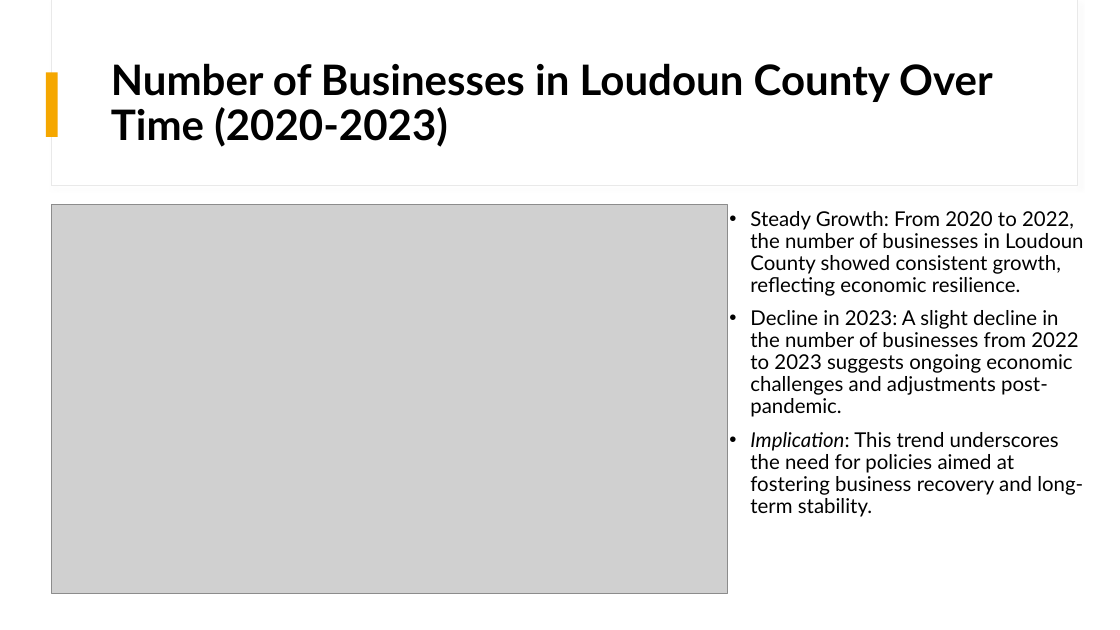
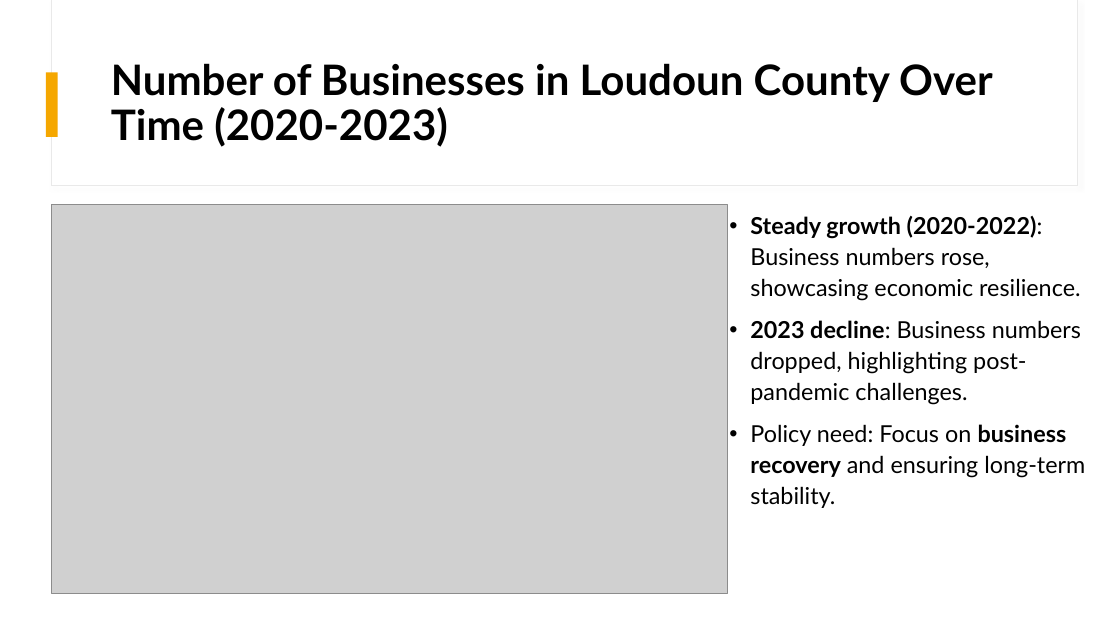
Before and after one commit to Akemp787/Loudoun_County_Growth_Study, a slide deck: slide 8 of presentation/Loudoun County Growth Study.pptx (slide 9 before the commit). Drawn at 1120x630 pixels with LibreOffice and Linux fonts; fonts in the diff are those of the drawing; grey boxes stand for pictures. Boxes give left, top, right and bottom in pixels: in the first picture for what was removed or moved away, otherwise in the second. Text is boxed around its words. In the diff, an @@ line names an element or a change of style, - is before the commit and + after.

Commit message:
Loudoun County Growth Study

```diff
--- a/presentation/Loudoun County Growth Study.pptx
+++ b/presentation/Loudoun County Growth Study.pptx
@@ text at (750, 216, 1085, 508): text changed; size 17.5 to 20 pt @@
-• Steady Growth: From 2020 to 2022, the number of businesses in Loudoun County showed consistent growth, reflecting economic resilience.
-• Decline in 2023: A slight decline in the number of businesses from 2022 to 2023 suggests ongoing economic challenges and adjustments post-pandemic.
-• Implication: This trend underscores the need for policies aimed at fostering business recovery and long-term stability.
+• Steady growth (2020-2022): Business numbers rose, showcasing economic resilience.
+• 2023 decline: Business numbers dropped, highlighting post-pandemic challenges.
+• Policy need: Focus on business recovery and ensuring long-term stability.
```
Also in this commit, not shown: 11 other slides changed, 6 slides added, 1 slide removed, 17 other files.
